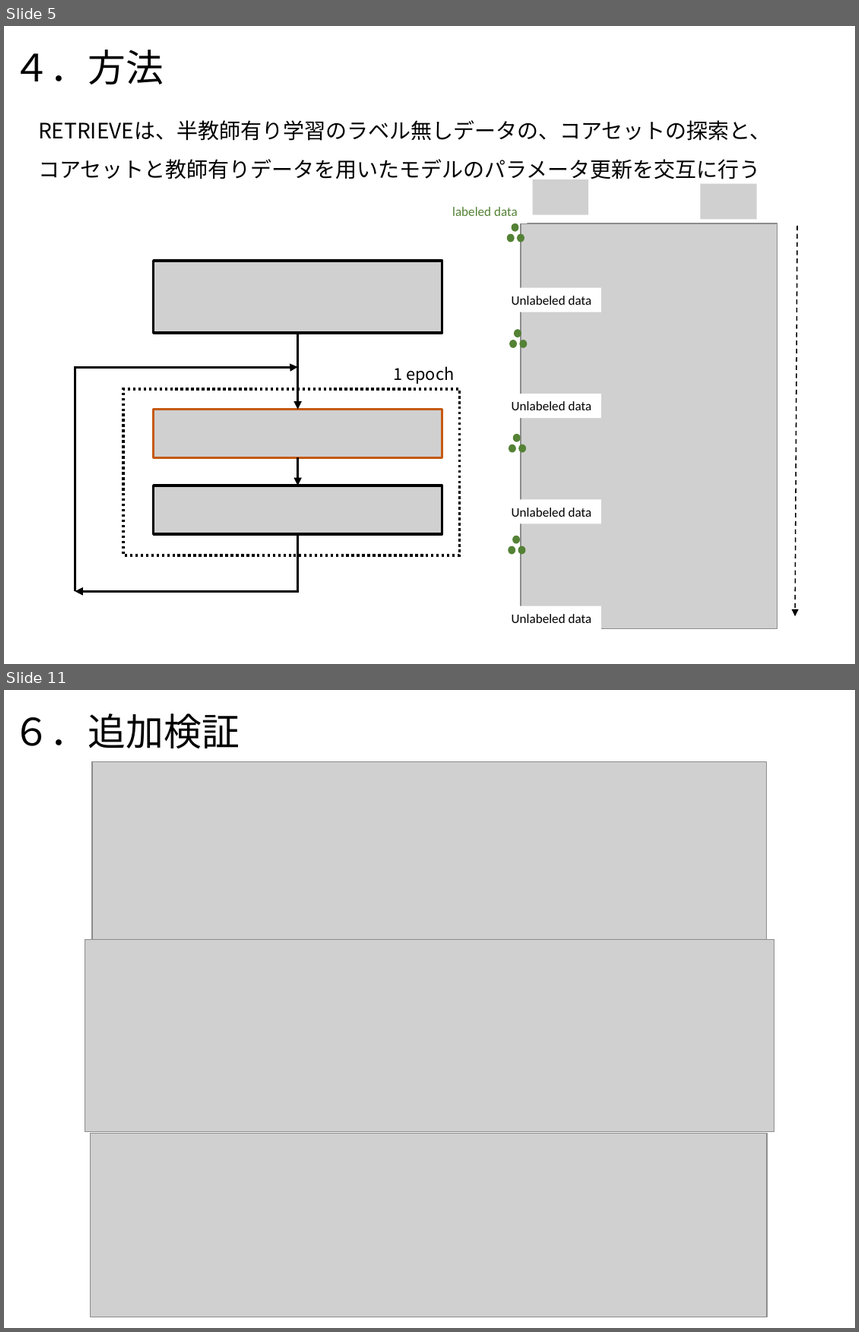
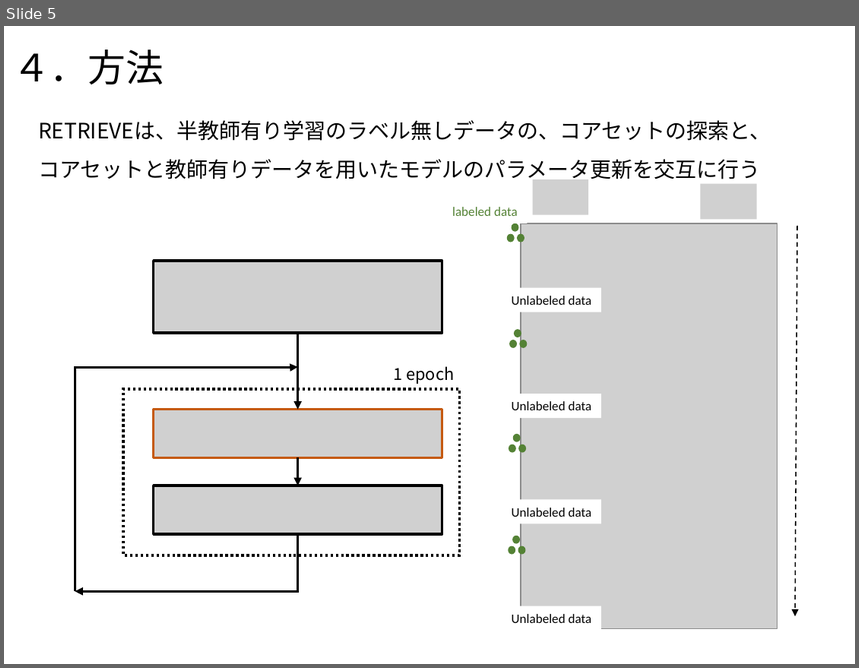
Before and after one commit to chatanisota/outwork-sc, a slide deck: RETRIEVE.pptx. Shown one above the other, each under a label of ours: slides 5 and 11 before the commit, slide 5 after it; the slides between them are not shown. The pictures are 859x1332 and 859x668 pixels, drawn with LibreOffice and Linux fonts; fonts in the diff are those of the drawing; grey boxes stand for pictures. Boxes give left, top, right and bottom in pixels: in the first picture for what was removed or moved away, otherwise in the second. Text is boxed around its words. In the diff, an @@ line names an element or a change of style, - is before the commit and + after.

```diff
--- a/RETRIEVE.pptx
+++ b/RETRIEVE.pptx
@@ slide 11 removed at [4,690,855,1328], background #FFFFFF @@
@@ title removed at [12,714,240,749] @@
-６．追加検証
@@ picture removed at [92,762,768,951] @@
@@ picture removed at [85,939,775,1132] @@
@@ picture removed at [91,1134,768,1317] @@
```
Also in this commit, not shown: 3 slides changed, 4 slides added, 3 other slides removed.
